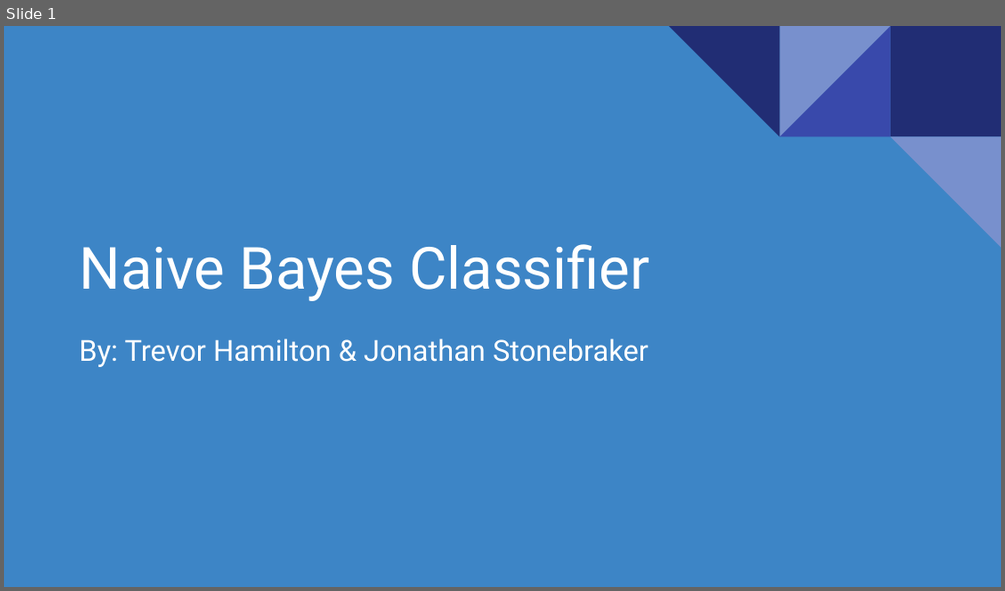
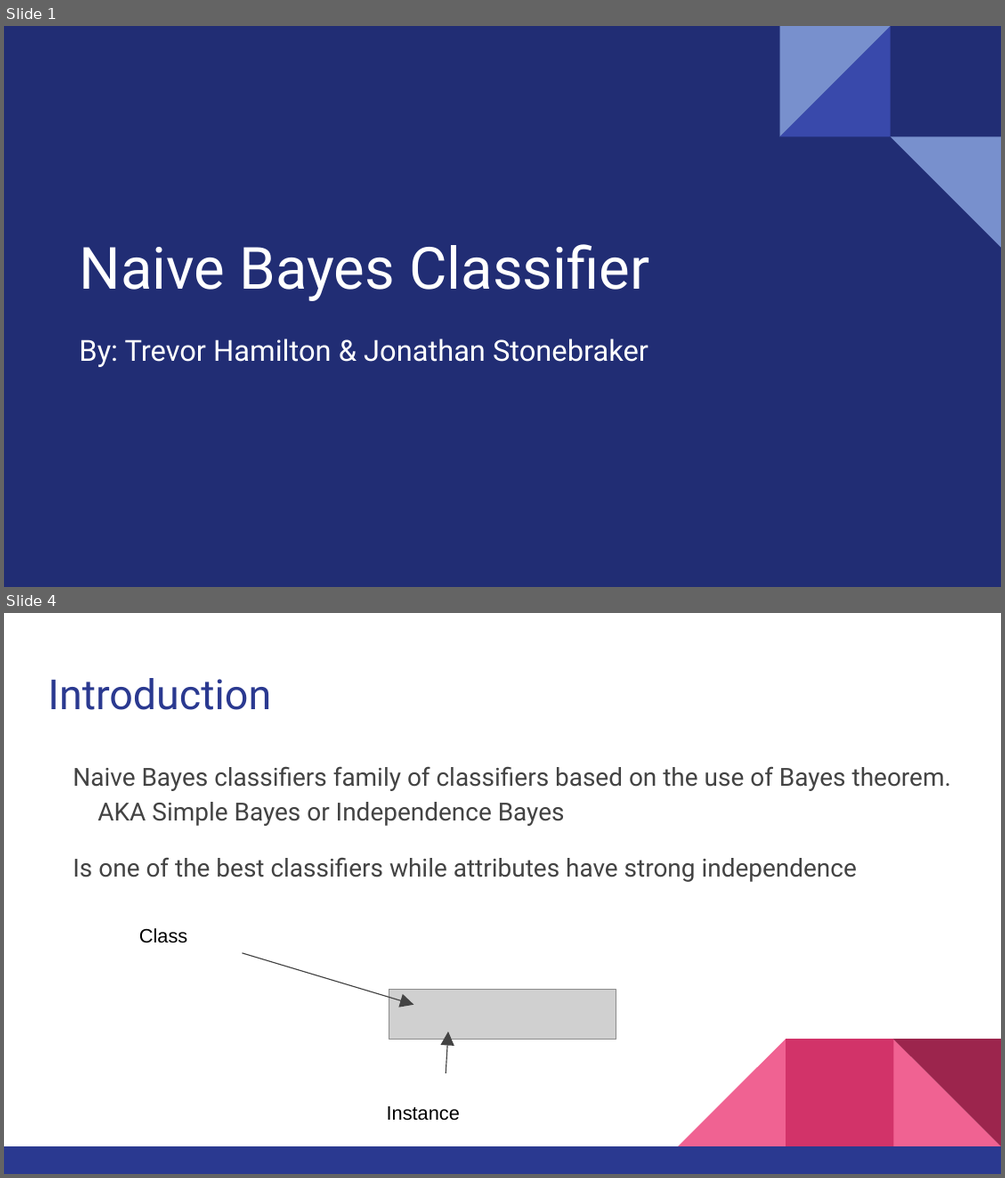
Before and after one commit to hamiltontj/NaiveBayes, a slide deck: doc/Presentation.pptx. Shown one above the other, each under a label of ours: slide 1 before the commit, slides 1 and 4 after it; the slides between them are not shown. The pictures are 1005x591 and 1005x1178 pixels, drawn with LibreOffice and Linux fonts; fonts in the diff are those of the drawing; grey boxes stand for pictures. Boxes give left, top, right and bottom in pixels: in the first picture for what was removed or moved away, otherwise in the second. Text is boxed around its words. In the diff, an @@ line names an element or a change of style, - is before the commit and + after.

```diff
--- a/doc/Presentation.pptx
+++ b/doc/Presentation.pptx
@@ slide 4 added at [4, 613, 1001, 1174], background #FFFFFF @@
@@ title added at [48, 678, 271, 710], 30 pt, text #2A3990 @@
+Introduction
@@ text added at [73, 766, 951, 882], 18 pt, text #434343 @@
+Naive Bayes classifiers family of classifiers based on the use of Bayes theorem. AKA Simple Bayes or Independence Bayes
+Is one of the best classifiers while attributes have strong independence
@@ text added at [139, 928, 187, 943], 14 pt, text #000000 @@
+Class
@@ arrow added from (243, 953) to (413, 1005), #434343 0.75 pt @@
@@ picture added at [388, 989, 616, 1039] @@
@@ arrow added from (445, 1073) to (449, 1031), #434343 0.75 pt @@
@@ text added at [387, 1106, 460, 1120], 14 pt, text #000000 @@
+Instance
@@ group added at [4, 1038, 1001, 1174]: 3 right triangles, 2 rectangles @@
@@ slide 1 changed as well @@
@@ background #3D85C6 to #212D74 @@
@@ rectangle removed at [890, 26, 1001, 136] @@
```
Also in this commit, not shown: 28 other slides added, 9 slides removed, 27 other files.
